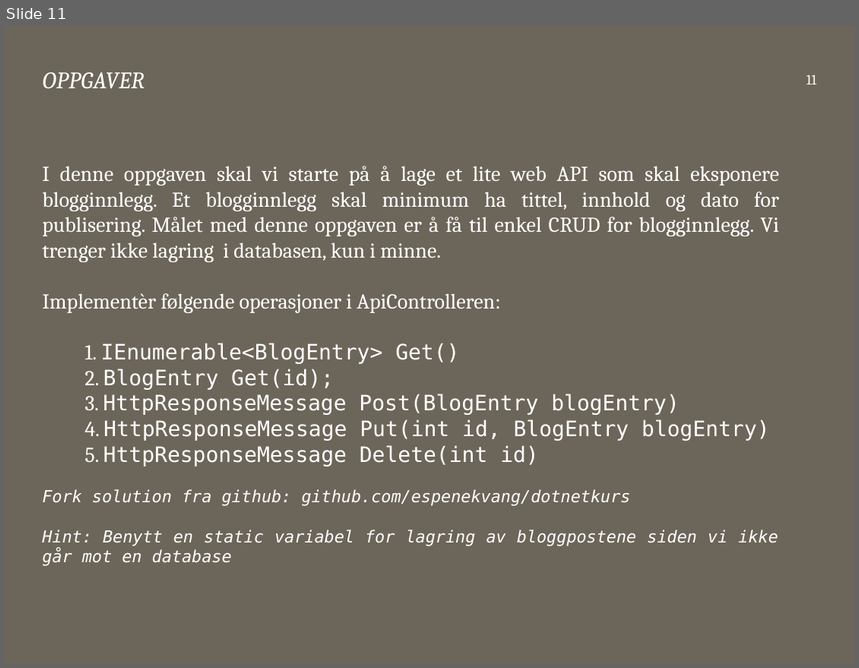
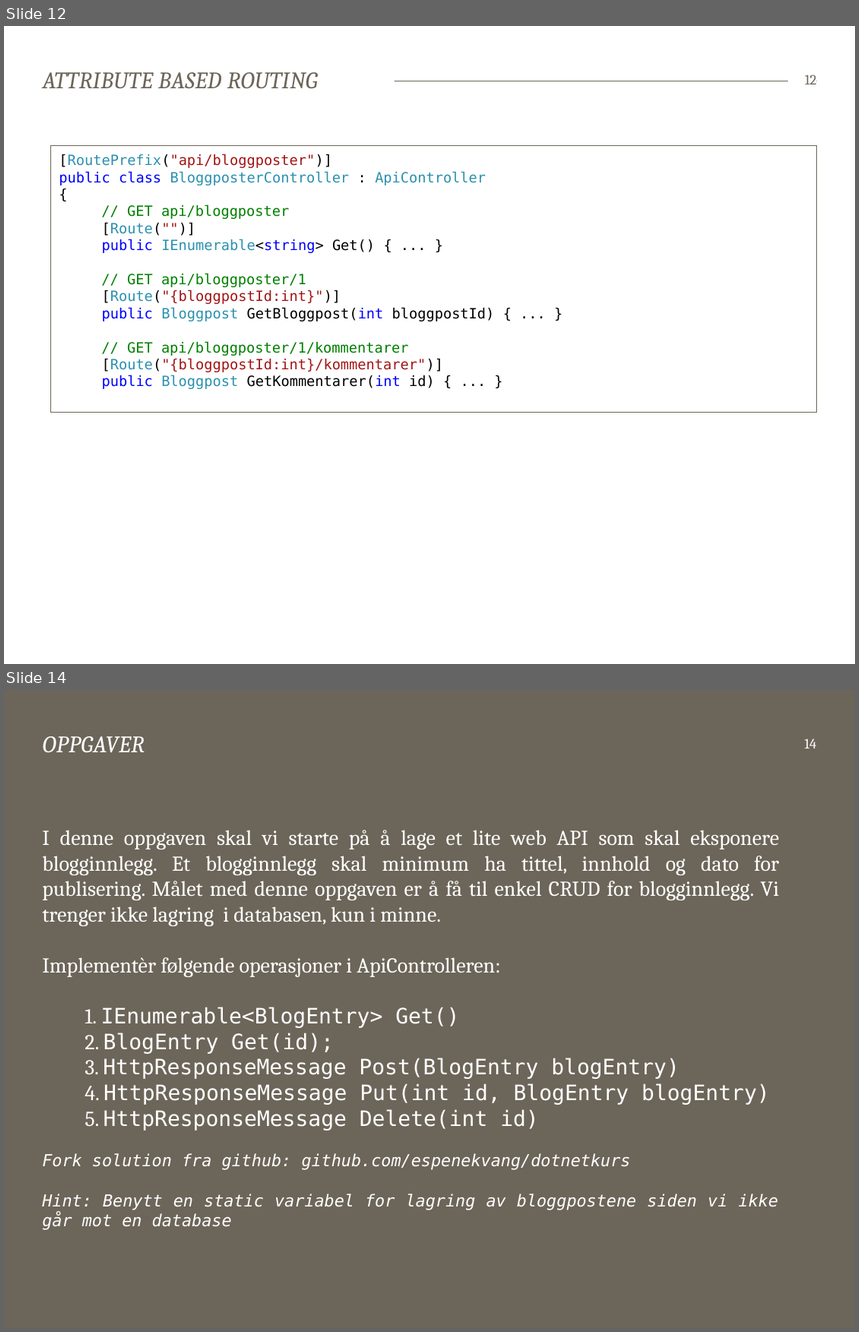
Before and after one commit to bekk/dotnetkurs, a slide deck: webapi/WebAPI.pptx. Shown one above the other, each under a label of ours: slide 11 before the commit, slides 12 and 14 after it; the slides between them are not shown. The pictures are 859x668 and 859x1332 pixels, drawn with LibreOffice and Linux fonts; fonts in the diff are those of the drawing. Boxes give left, top, right and bottom in pixels: in the first picture for what was removed or moved away, otherwise in the second. Text is boxed around its words. In the diff, an @@ line names an element or a change of style, - is before the commit and + after.

```diff
--- a/webapi/WebAPI.pptx
+++ b/webapi/WebAPI.pptx
@@ slide 12 added at bbox=[4, 26, 855, 664], background #FFFFFF; not listed: 1 template element that a slide beside it also shows @@
@@ rectangle added at bbox=[4, 31, 21, 64], fill #FFFFFF @@
@@ title added at bbox=[43, 72, 318, 88], 20 pt, text #6C6559, italic @@
+ATTRIBUTE BASED ROUTING
@@ page number added at bbox=[805, 75, 817, 85], 12 pt, text #6C6559 @@
+12
@@ rectangle added at bbox=[51, 146, 817, 412], fill #FFFFFF, outline #6C6559 0.75 pt, 12 pt, text #2B91AF @@
+[RoutePrefix("api/bloggposter")]
+public class BloggposterController : ApiController
+{
+// GET api/bloggposter
+[Route("")]
+public IEnumerable<string> Get() { ... }
+// GET api/bloggposter/1
+[Route("{bloggpostId:int}")]
+public Bloggpost GetBloggpost(int bloggpostId) { ... }
+// GET api/bloggposter/1/kommentarer
+[Route("{bloggpostId:int}/kommentarer")]
+public Bloggpost GetKommentarer(int id) { ... }
@@ what was slide 11 is now slide 14 @@
@@ page number at bbox=[804, 739, 816, 749]: text changed @@
-11
+14
```
Also in this commit, not shown: 4 slides changed, 4 other slides added, 2 slides removed.
